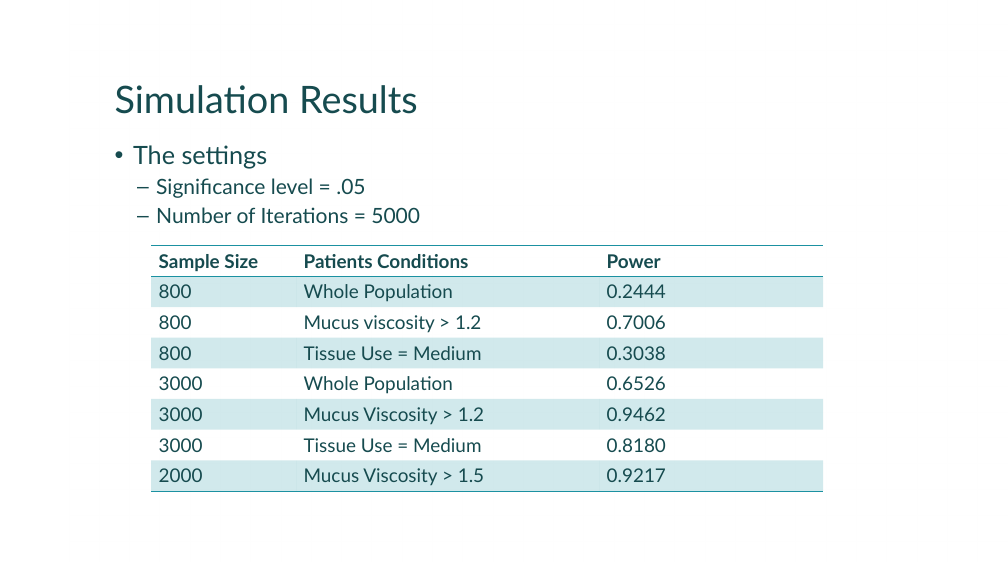
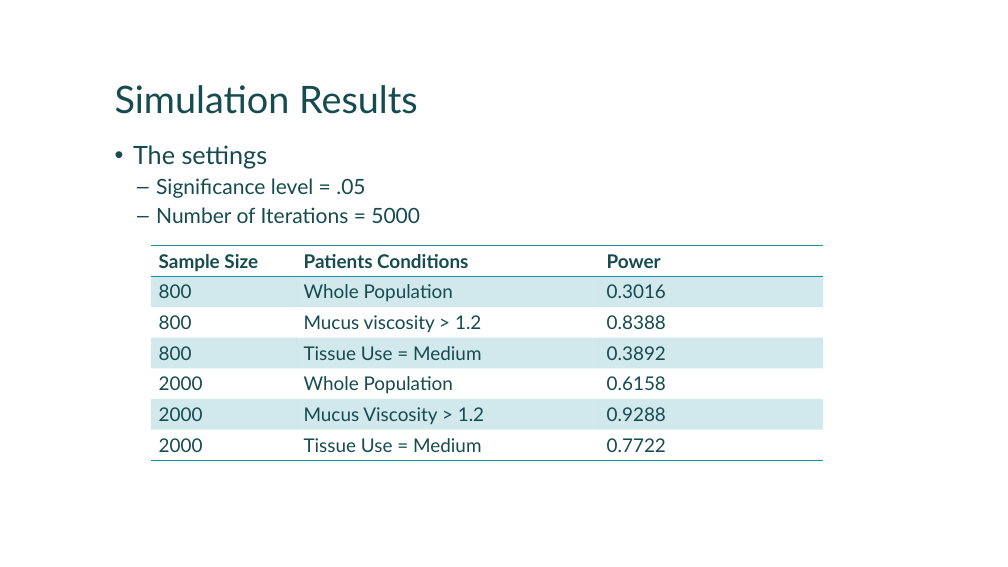
Before and after one commit to liuxia74/AZ, a slide deck: slide 16 of AstraZeneca_Presentation.pptx. Drawn at 1008x567 pixels with LibreOffice and Linux fonts; fonts in the diff are those of the drawing; background and template pictures are left out. Boxes give left, top, right and bottom in pixels: in the first picture for what was removed or moved away, otherwise in the second. Text is boxed around its words. In the diff, an @@ line names an element or a change of style, - is before the commit and + after.

```diff
--- a/AstraZeneca_Presentation.pptx
+++ b/AstraZeneca_Presentation.pptx
@@ table at <box>151,246,823,461</box> @@
-row 2: 800 | Whole Population | 0.2444
-row 3: 800 | Mucus viscosity > 1.2 | 0.7006
-row 4: 800 | Tissue Use = Medium | 0.3038
-row 5: 3000 | Whole Population | 0.6526
-row 6: 3000 | Mucus Viscosity > 1.2 | 0.9462
-row 7: 3000 | Tissue Use = Medium | 0.8180
-row 8: 2000 | Mucus Viscosity > 1.5 | 0.9217
+row 2: 800 | Whole Population | 0.3016
+row 3: 800 | Mucus viscosity > 1.2 | 0.8388
+row 4: 800 | Tissue Use = Medium | 0.3892
+row 5: 2000 | Whole Population | 0.6158
+row 6: 2000 | Mucus Viscosity > 1.2 | 0.9288
+row 7: 2000 | Tissue Use = Medium | 0.7722
```
Also in this commit, not shown: 1 other slide changed, 4 other files.
